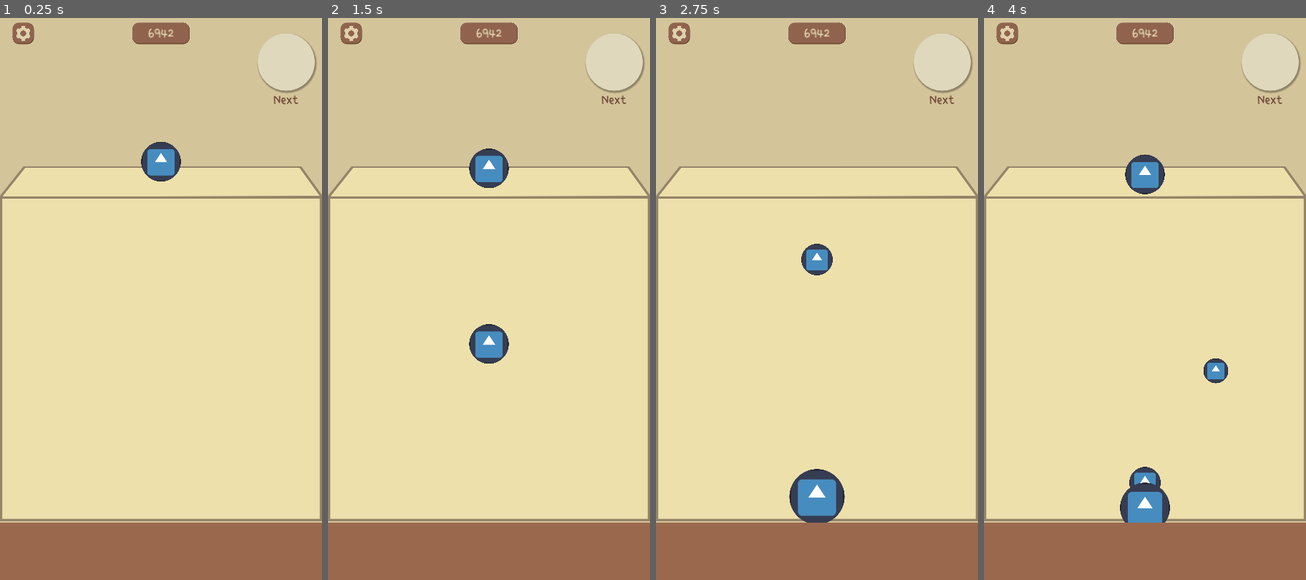
Above: before the commit, frames 1-4 (left to right).
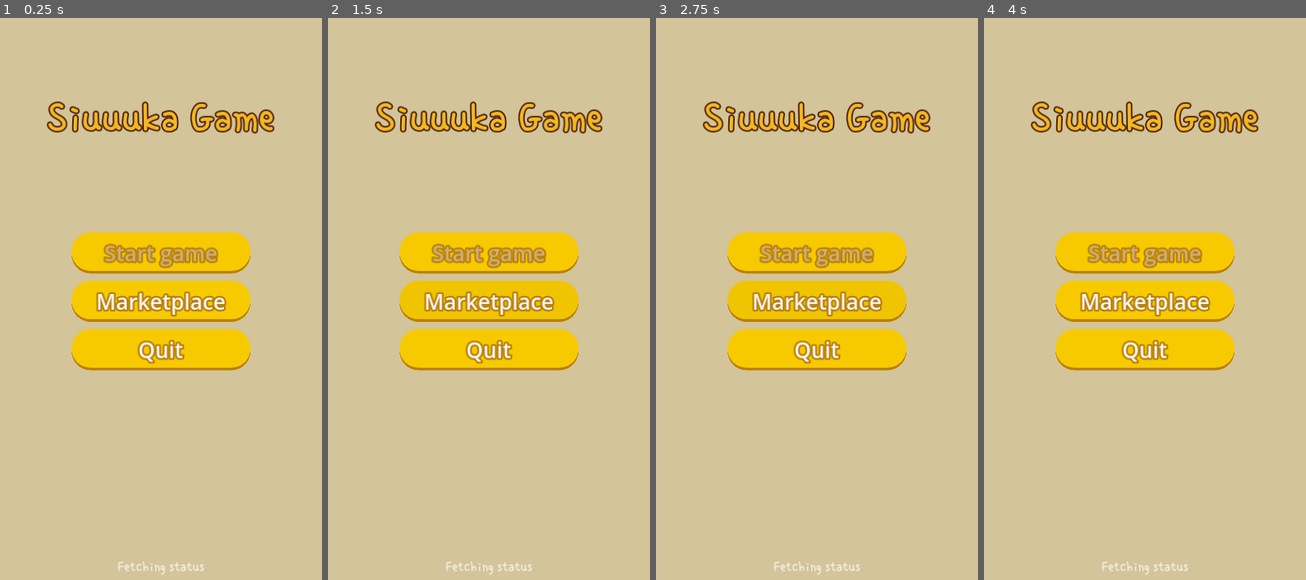
Above: after the commit, the same moments.

Repository: jaajCorp/siuuuka-game
Game: Godot game, scene res://scenes/ui/Home.tscn
The game is run twice, just before and just after one commit, with the same random seed, the same clock (stepped at 60 frames per second) and the same inputs. Before the commit the project starts from res://scenes/Game/GameUI.tscn. The engine's default icon, where the game draws it, is replaced by a stand-in: a white triangle on a blue panel in a dark square.
Inputs (mouse positions are in pixels of both pictures, inside the frame that each line leads up to):
- Up to frame 1 (0.25 s): no input
- Up to frame 2 (1.5 s): click (489, 299) at 0.5 s, where only the run after the commit has a clickable "Marketplace"; click (489, 299) at 1.25 s, where only the run after the commit has a clickable "Marketplace"
- Up to frame 3 (2.75 s): click (817, 299) at 2 s, where only the run after the commit has a clickable "Marketplace"
- Up to frame 4 (4 s): move the mouse to (1215, 265) at 2.77 s; click (1215, 265) at 2.92 s; move the mouse to (1080, 321) at 3.52 s; click (1080, 321) at 3.67 s

The runs differ from the first frame. In frame 1, 77% of the frame differs, in the area x 0-100%, y 0-100%; in frame 2, 77%; in frame 3, 77%; in frame 4, 77%.
Error before the commit: Compile Error: (res://scenes/Ball/ball.gd:-1)

Commit message:
feat: Got working online content fetch game

Diff:
--- a/project.godot
+++ b/project.godot
@@ -11,13 +11,14 @@
 [application]
 
 config/name="Siuuuka-game"
-run/main_scene="res://scenes/Game/GameUI.tscn"
+run/main_scene="res://scenes/ui/Home.tscn"
 config/features=PackedStringArray("4.3", "Mobile")
 config/icon="res://icon.svg"
 
 [autoload]
 
-TextureRegistry="*res://scripts/global/TextureRegistry.gd"
+CMS="*res://scripts/global/CMS.gd"
+GameSettings="*res://scripts/global/GameSettings.gd"
 
 [display]
 
@@ -29,6 +30,7 @@
 [rendering]
 
 renderer/rendering_method="mobile"
+textures/vram_compression/import_etc2_astc=true
 environment/defaults/default_clear_color=Color(0.827451, 0.768627, 0.6, 1)
 anti_aliasing/quality/msaa_2d=1
 anti_aliasing/quality/screen_space_aa=1
--- a/scenes/Ball/ball.gd
+++ b/scenes/Ball/ball.gd
@@ -104,7 +104,7 @@
 func update_level():
 	# Visible scale
 	var scale: float = LEVEL_SIZES[level]
-	self.texture = TextureRegistry.get_level_texture(self.level)
+	self.texture = GameSettings.current_pack.get_level_texture(self.level)
 	if self.sprite and self.collision:
 		var base_sprite_scale: Vector2 = BASE_SIZE / sprite.texture.get_size()
 		sprite.scale = base_sprite_scale * scale
--- a/scenes/Game/GameCore.tscn
+++ b/scenes/Game/GameCore.tscn
@@ -1,10 +1,11 @@
 [gd_scene load_steps=2 format=3 uid="uid://cmu6mss2cn51m"]
 
-[ext_resource type="Script" path="res://scenes/Game/game_logic.gd" id="1_sn5wc"]
+[ext_resource type="Script" path="res://scripts/logic/game_logic.gd" id="1_sn5wc"]
 
-[node name="GameCore" type="Node2D" node_paths=PackedStringArray("spawn_level")]
+[node name="GameCore" type="Node2D" node_paths=PackedStringArray("spawn_level", "balls_container")]
 script = ExtResource("1_sn5wc")
 spawn_level = NodePath("Spawn")
+balls_container = NodePath("Balls")
 
 [node name="StaticBody2D" type="StaticBody2D" parent="."]
 
--- a/scripts/global/CMS.gd
+++ b/scripts/global/CMS.gd
@@ -110,8 +110,3 @@
 		return{"error": CMSError.DATA_INTEGRITY, "code": parse_error}
 
 	return json.get_data()
-
-
-
-func get_level_texture(level: int) -> Texture2D:
-	return POLITICIANS[level]
--- /dev/null
+++ b/scripts/global/GameSettings.gd
@@ -0,0 +1,3 @@
+extends Node
+
+@export var current_pack: ResourcePack
--- a/scenes/Game/game_logic.gd
+++ b/scripts/logic/game_logic.gd
@@ -1,9 +1,7 @@
 extends Node2D
 
 @export var spawn_level: Marker2D
-
-@onready var collision := $StaticBody2D/CollisionPolygon2D
-@onready var balls_container := $Balls
+@export var balls_container: Node2D
 
 const BALL_SCENE := preload("res://scenes/Ball/Ball.tscn")
 
--- a/scripts/logic/home_menu.gd
+++ b/scripts/logic/home_menu.gd
@@ -11,6 +11,7 @@
 # Called when the node enters the scene tree for the first time.
 func _ready() -> void:
 	start_button.disabled = true
+	start_button.connect("pressed", _on_start_pressed)
 	fetch_remote_data()
 
 func fetch_remote_data():
@@ -26,9 +27,16 @@
 	pack.connect("load_progress_update", _on_pack_load_progress_update)
 	await pack.loaded
 
-	print_status("")
+	print_status("Ready !")
+	GameSettings.current_pack = pack
 	start_button.disabled = false
 
+
+func _on_start_pressed():
+	get_tree().change_scene_to_file("res://scenes/Game/GameUI.tscn")
+
+func _on_pack_load_progress_update(current: int, total: int):
+	print_status("Fetching latest content (%d/%d)" % [current, total])
 
 func print_status(status: String):
 	status_label.text = status
@@ -51,6 +59,3 @@
 		return true
 	else:
 		return false
-
-func _on_pack_load_progress_update(current: int, total: int):
-	print_status("Fetching latest content (%d/%d)" % [current, total])
--- a/scripts/types/ResourcePack.gd
+++ b/scripts/types/ResourcePack.gd
@@ -29,22 +29,22 @@
 
 func _init(id: String):
 	self.id = id
-	load_assets()
+	__load_assets()
 
-func load_assets():
+func __load_assets():
 	emit_signal("load_progress_update", 0, 100)
 
 	var meta = await CMS.fetch_pack_metadata(id)
 	if meta.has("error"):
 		emit_signal("loaded", meta.get("error"))
 		return
-	total_asset_count = get_total_asset_count(meta)
+	total_asset_count = __get_total_asset_count(meta)
 
-	self.background = await load_texture_asset(meta.get("background"))
+	self.background = await __load_texture_asset(meta.get("background"))
 
 	self.ui = PackUI.new(meta.get("ui"))
 	for level in meta.get("levels"):
-		var texture := await load_texture_asset(level.get("texture"))
+		var texture := await __load_texture_asset(level.get("texture"))
 		if texture == null:
 			emit_signal("loaded", CMS.CMSError.DATA_INTEGRITY)
 			return
@@ -53,7 +53,7 @@
 
 	emit_signal("loaded", CMS.CMSError.OK)
 
-func load_texture_asset(asset_path: String) -> ImageTexture:
+func __load_texture_asset(asset_path: String) -> ImageTexture:
 	print("Loading texture asset " + asset_path + " for pack " + id)
 	var buffer := await CMS.fetch_pack_asset(id, asset_path)
 	if buffer.is_empty():
@@ -78,16 +78,19 @@
 		printerr("Received corrupted image format")
 		return null
 
-	incr_asset_count()
+	__incr_asset_count()
 	return ImageTexture.create_from_image(image)
 
-func get_total_asset_count(meta: Dictionary) -> int:
+func __get_total_asset_count(meta: Dictionary) -> int:
 	var count = 1 # Background
 	for level: Dictionary in meta.get("levels"):
 		count += 1 + len(level.get("ambient_sounds"))
 
 	return count
 
-func incr_asset_count() -> void:
+func __incr_asset_count() -> void:
 	current_asset_count += 1
 	emit_signal("load_progress_update", current_asset_count, total_asset_count)
+
+func get_level_texture(level: int) -> Texture2D:
+	return levels[level].texture
